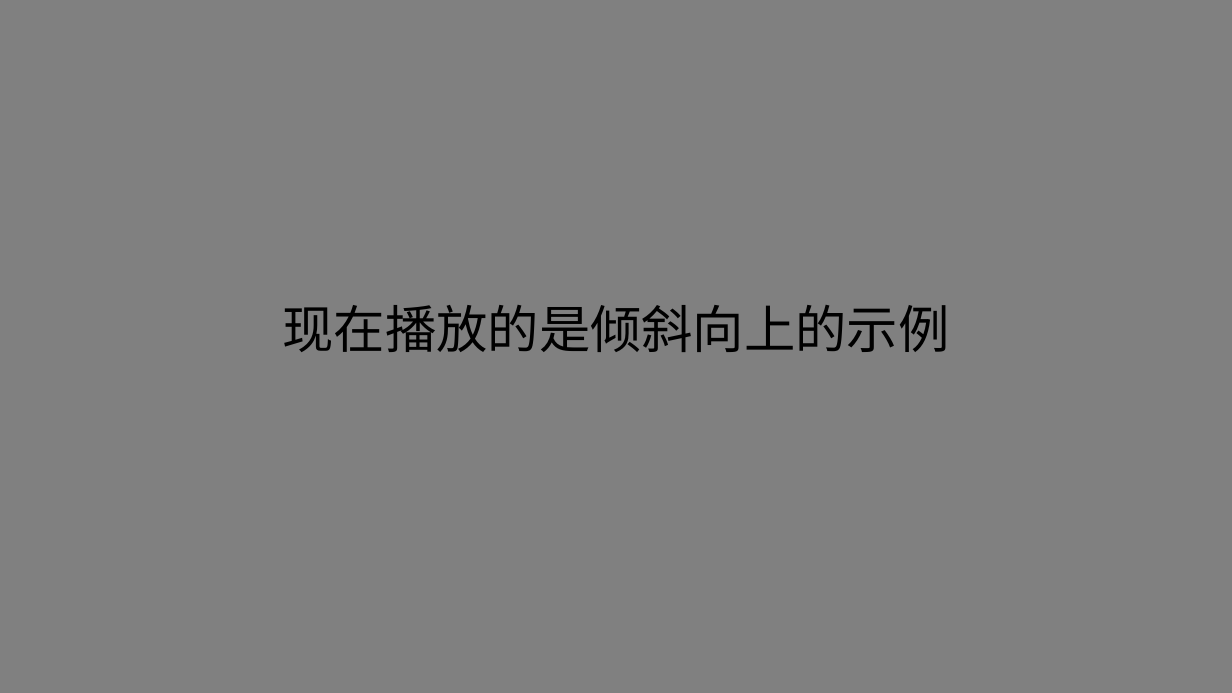
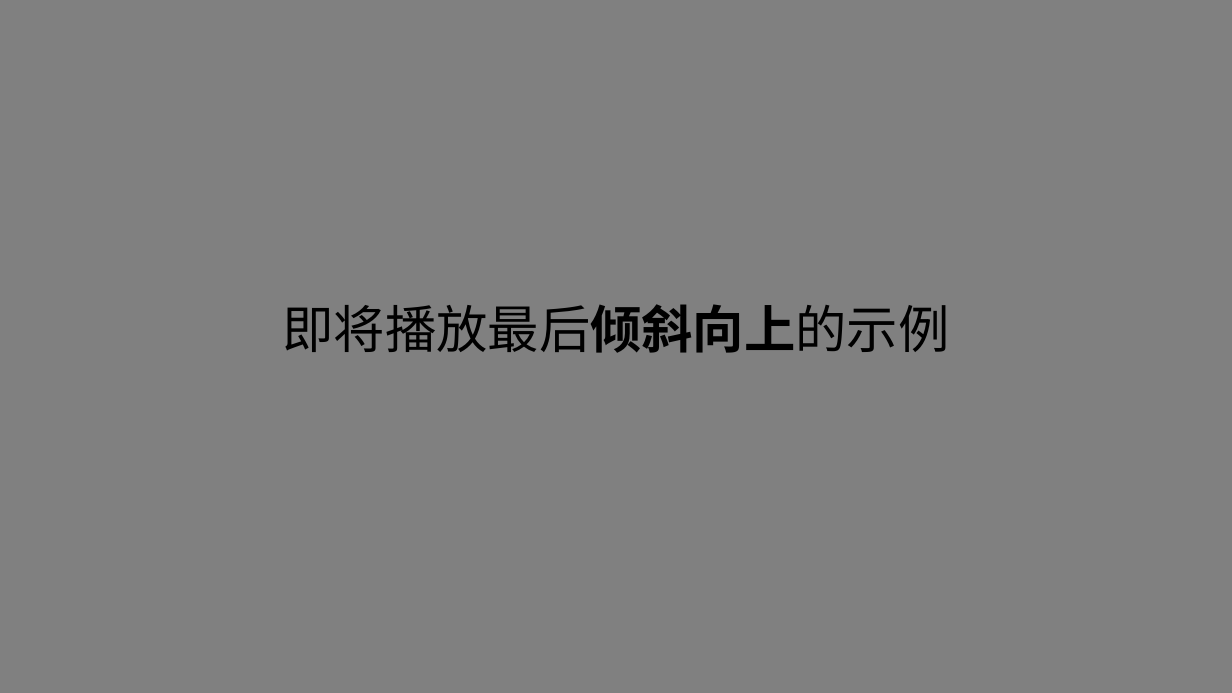
Before and after one commit to lyxose/RhythmicCue, a slide deck: slide 3 of Instructions/指导语.pptx. Drawn at 1232x693 pixels with LibreOffice and Linux fonts; fonts in the diff are those of the drawing. Boxes give left, top, right and bottom in pixels: in the first picture for what was removed or moved away, otherwise in the second. Text is boxed around its words. In the diff, an @@ line names an element or a change of style, - is before the commit and + after.

```diff
--- a/Instructions/指导语.pptx
+++ b/Instructions/指导语.pptx
@@ text at <box>283,304,950,353</box>: text changed @@
-现在播放的是倾斜向上的示例
+即将播放最后倾斜向上的示例
```
Also in this commit, not shown: 9 other slides changed, 9 slides added, 28 other files.
